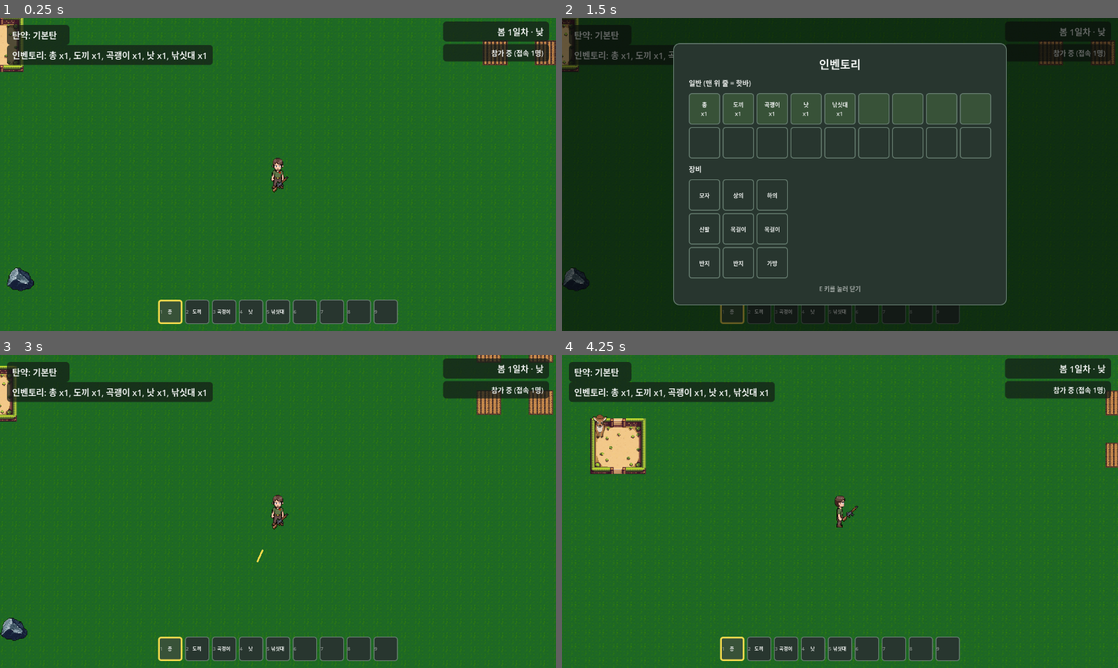
Above: before the commit, frames 1-4 (two rows, left to right).
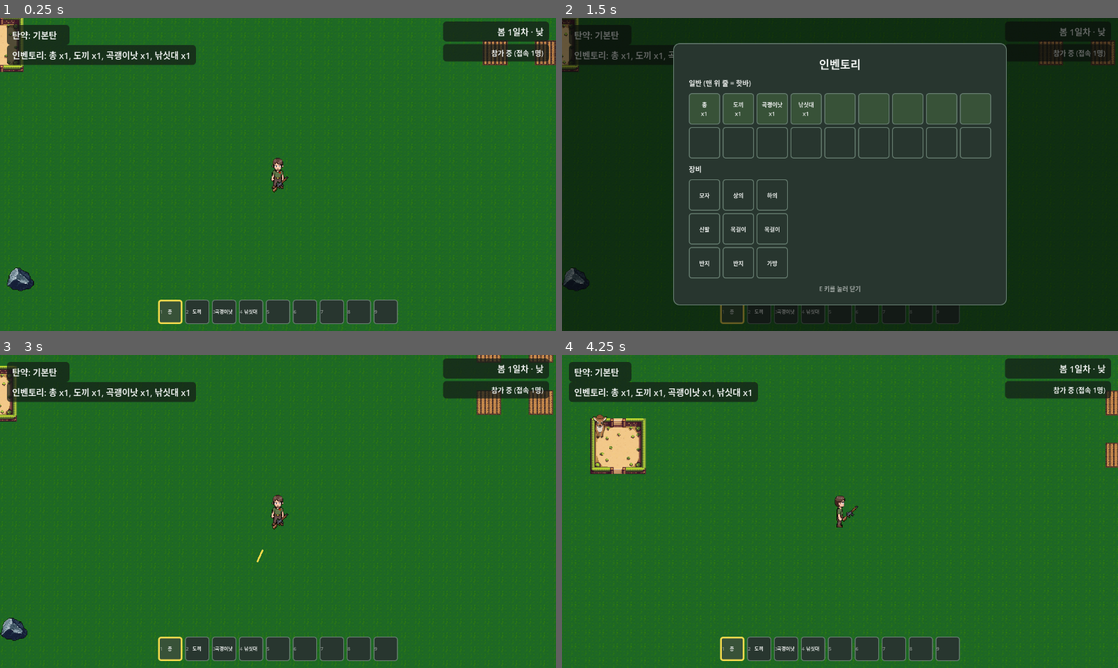
Above: after the commit, the same moments.

Repository: kimtuna/life_game
Game: Godot game, scene res://scenes/world/world.tscn
The game is run twice, just before and just after one commit, with the same random seed, the same clock (stepped at 60 frames per second) and the same inputs. This scene is started directly instead of the project's main scene.
Inputs (mouse positions are in pixels of both pictures, inside the frame that each line leads up to):
- Up to frame 1 (0.25 s): no input
- Up to frame 2 (1.5 s): tap Enter at 0.5 s; move the mouse to (962, 158) at 0.52 s; hold D 0.53-1.28 s; tap E at 0.6 s; click (962, 158) at 0.67 s; tap Space at 1.25 s; move the mouse to (728, 190) at 1.27 s; hold S from 1.28 s (still down); tap 1 at 1.35 s
- Up to frame 3 (3 s): tap Enter at 2 s; move the mouse to (333, 442) at 2.02 s; release S at 2.03 s; hold D 2.03-2.78 s; tap 9 at 2.1 s; tap Space at 2.75 s; move the mouse to (250, 574) at 2.77 s; hold W from 2.78 s (still down); tap E at 2.85 s; click (250, 574) at 2.92 s
- Up to frame 4 (4.25 s): move the mouse to (1006, 558) at 3.52 s; release W at 3.53 s; hold A from 3.53 s (still down); tap 1 at 3.6 s

The runs differ from the first frame. In frame 1, 0.4% of the frame differs, in the area x 23-52%, y 8-95%; in frame 2, 0.2%; in frame 3, 0.4%; in frame 4, 0.4%.

Commit message:
[INBOX #25] 곡괭이/낫을 곡괭이낫 하나로 통합 (+ 이전 세션 미커밋 #24 포함)
채집 포인트에 요구되던 낫(sickle) 도구를 제거하고 곡괭이(pickaxe)로 통일해, 도구 하나로 채집+채광+농사를 모두 처리하게 했다. 세션 시작 시점에 이미 완료 표시돼 있었지만 미커밋 상태로 남아있던 INBOX #24(바닥 드롭 아이템) 코드도 이번 검증 과정에서 함께 확인해 포함했다.

## 스스로 판단해서 고친 부분
- 곡괭이 아이콘을 새로 그리지 않았다. 기존 pickaxe.png를 확대해서 보니 이미 픽(뾰족한 날)과 넓적한 날이 함께 있는 투헤드 구조라 "곡괭이+낫 통합 도구"로 충분히 읽혔고, PixelLab로 같은 설명을 다시 생성해봐도 사실상 같은 실루엣이 나와 교체 실익이 없었다.
- 밭(farm_plot)의 REQUIRED_TOOL도 sickle→pickaxe로 바꿨다. INBOX #25 본문은 채집/채광 포인트만 언급했지만, 낫이라는 도구 자체가 사라지므로 밭의 요구 도구도 맞춰야 앞뒤가 맞는다. 다만 "심기는 씨앗을 손에 든 상태여야 한다"는 설계 정정(#27)은 이번 범위가 아니라서 손대지 않았다.

## 지시받지 않았지만 추가한 개선
- 없음.

## 어려움 / 에러와 해결
- 세션 시작 시 이미 INBOX #24가 [x]로 표시돼 있었는데 관련 코드(dropped_item 씬, items 스프라이트, deer/farm_plot/resource_point/world.gd의 spawn_dropped_item 배선)는 전부 미커밋 상태였다 — 이전 세션이 구현 후 커밋 전에 죽은 것으로 보인다(바퀴 3→4, 14→15와 같은 패턴). 처음부터 다시 만들지 않고, 이번 바퀴 검증(좌클릭으로 채집/채광/농사 수확 시 드롭→접촉 자동 습득)에서 실제로 동작함을 확인한 뒤 이번 커밋에 함께 포함했다.

Co-Authored-By: Claude Sonnet 5 <noreply@anthropic.com>

Diff:
--- a/game/scenes/deer/deer.gd
+++ b/game/scenes/deer/deer.gd
@@ -33,6 +33,10 @@
 
 ## world.gd가 스폰 직후 채워준다 (플레이어 접근 감지용).
 var player_ref: Node2D = null
+## world.gd가 스폰 직후 채워준다 — 포획 시 바닥 드롭 오브젝트를 스폰하기 위해 필요
+## (INBOX #24). 목장에서 풀려난 사슴(is_ranched)은 _capture()가 호출되지 않으므로
+## world_ref 없이도 안전하다.
+var world_ref: Node2D = null
 
 ## 목장에 풀어놓은 사슴이면 true (INBOX #12). ranch_zone.gd가 스폰 직후 채워준다.
 ## 배회만 하고 도주하지 않으며, 이동 범위가 WORLD_BOUNDS 대신 zone_center 기준
@@ -202,5 +206,6 @@
 
 func _capture() -> void:
 	_dead = true
-	InventoryData.add_item(CAPTURED_ITEM, 1)
+	if world_ref != null:
+		world_ref.spawn_dropped_item(CAPTURED_ITEM, 1, global_position)
 	queue_free()
--- /dev/null
+++ b/game/scenes/dropped_item/dropped_item.gd
@@ -0,0 +1,39 @@
+extends Node2D
+## 사냥/채집/채광 결과물이 바닥에 떨어지는 드롭 오브젝트 (INBOX #24).
+## 좌클릭은 이미 도구 동작에 쓰이므로, 습득은 플레이어와의 접촉(거리 판정)만으로 이뤄진다
+## (resource_point.gd 등 기존 상호작용 오브젝트와 같은 player_ref 거리 판정 패턴).
+
+const PICKUP_RADIUS := 40.0
+
+## 아직 아이콘이 없던 채집/채광/포획 결과물용으로 새로 생성했다 (도구 아이콘과 같은 방식,
+## PixelLab generate-image-pixflux 32x32 no_background).
+const ITEM_ICONS := {
+	"rice_seed": preload("res://assets/sprites/items/rice_seed.png"),
+	"rice": preload("res://assets/sprites/items/rice.png"),
+	"iron": preload("res://assets/sprites/items/iron.png"),
+	"captured_deer": preload("res://assets/sprites/items/captured_deer.png"),
+}
+
+@export var item_name: String = ""
+@export var item_amount: int = 1
+
+@onready var sprite: Sprite2D = $Sprite
+
+## world.gd가 스폰 직후 채워준다 (다른 상호작용 오브젝트와 같은 패턴).
+var player_ref: Node2D = null
+
+var _picked_up: bool = false
+
+
+func _ready() -> void:
+	if ITEM_ICONS.has(item_name):
+		sprite.texture = ITEM_ICONS[item_name]
+
+
+func _process(_delta: float) -> void:
+	if _picked_up or player_ref == null:
+		return
+	if global_position.distance_to(player_ref.global_position) <= PICKUP_RADIUS:
+		_picked_up = true
+		InventoryData.add_item(item_name, item_amount)
+		queue_free()
--- /dev/null
+++ b/game/scenes/dropped_item/dropped_item.tscn
@@ -0,0 +1,11 @@
+[gd_scene load_steps=2 format=3]
+
+[ext_resource type="Script" path="res://scenes/dropped_item/dropped_item.gd" id="1_script"]
+
+[node name="DroppedItem" type="Node2D"]
+script = ExtResource("1_script")
+
+[node name="Sprite" type="Sprite2D" parent="."]
+z_index = 1
+scale = Vector2(0.9, 0.9)
+texture_filter = 1
--- a/game/scenes/farm_plot/farm_plot.gd
+++ b/game/scenes/farm_plot/farm_plot.gd
@@ -1,7 +1,8 @@
 extends Node2D
 ## 밭 한 칸 (INBOX #11). 벼 씨앗(rice_seed)을 심으면 시간이 지나 벼(rice)로 자라고
-## 수확할 수 있다. INBOX #23부터는 F키 대신, 낫(sickle)을 손에 든 채로 좌클릭해야
-## 심기/수확이 동작한다(다른 채집 계열과 같은 "낫" 도구를 재사용).
+## 수확할 수 있다. INBOX #23부터는 F키 대신, 도구를 손에 든 채로 좌클릭해야 심기/수확이
+## 동작한다. INBOX #25부터는 그 도구가 곡괭이낫(pickaxe) 하나로 통일됐다(한때 별도
+## "낫" 아이템을 썼던 것을 다시 합침 — DESIGN.md 참고).
 
 enum State { EMPTY, GROWING, READY }
 
@@ -10,7 +11,7 @@
 const SEED_ITEM := "rice_seed"
 const CROP_ITEM := "rice"
 const CROP_YIELD := 2
-const REQUIRED_TOOL := "sickle"
+const REQUIRED_TOOL := "pickaxe"
 
 const SPROUT_TEXTURE := preload("res://assets/sprites/farm_plot/rice_sprout.png")
 const GROWN_TEXTURE := preload("res://assets/sprites/farm_plot/rice_grown.png")
@@ -70,7 +71,7 @@
 				_grow_timer = GROW_SECONDS
 				_update_visual()
 		State.READY:
-			InventoryData.add_item(CROP_ITEM, CROP_YIELD)
+			world_ref.spawn_dropped_item(CROP_ITEM, CROP_YIELD, global_position)
 			_state = State.EMPTY
 			_update_visual()
 
@@ -79,11 +80,11 @@
 	match _state:
 		State.EMPTY:
 			crop.visible = false
-			prompt.text = "낫을 들고 좌클릭: 씨앗 심기"
+			prompt.text = "곡괭이낫을 들고 좌클릭: 씨앗 심기"
 		State.GROWING:
 			crop.visible = true
 			crop.texture = SPROUT_TEXTURE
 		State.READY:
 			crop.visible = true
 			crop.texture = GROWN_TEXTURE
-			prompt.text = "낫을 들고 좌클릭: 수확"
+			prompt.text = "곡괭이낫을 들고 좌클릭: 수확"
--- a/game/scenes/resource_point/gathering_point.tscn
+++ b/game/scenes/resource_point/gathering_point.tscn
@@ -12,9 +12,9 @@
 script = ExtResource("1_script")
 item_name = "rice_seed"
 item_amount = 1
-prompt_text = "낫을 들고 좌클릭: 채집 (벼 씨앗)"
+prompt_text = "곡괭이낫을 들고 좌클릭: 채집 (벼 씨앗)"
 texture_path = "res://assets/sprites/gathering_point/gathering_point.png"
-required_tool = "sickle"
+required_tool = "pickaxe"
 
 [node name="Sprite" type="Sprite2D" parent="."]
 scale = Vector2(1.1, 1.1)
--- a/game/scenes/resource_point/mining_point.tscn
+++ b/game/scenes/resource_point/mining_point.tscn
@@ -12,7 +12,7 @@
 script = ExtResource("1_script")
 item_name = "iron"
 item_amount = 1
-prompt_text = "곡괭이를 들고 좌클릭: 채광 (철)"
+prompt_text = "곡괭이낫을 들고 좌클릭: 채광 (철)"
 texture_path = "res://assets/sprites/mining_point/mining_point.png"
 required_tool = "pickaxe"
 
--- a/game/scenes/resource_point/resource_point.gd
+++ b/game/scenes/resource_point/resource_point.gd
@@ -1,8 +1,10 @@
 extends Node2D
 ## 채집 포인트/채광 포인트 공용 스크립트 (INBOX #10).
-## INBOX #23부터는 F키 대신, `required_tool`로 지정된 도구(채집=낫/채광=곡괭이)를
-## 손에 든 채로 좌클릭해야 동작한다 — 포인트 종류별로 다른 도구를 요구하므로
-## `required_tool`을 씬(.tscn)에서 각각 지정한다.
+## INBOX #23부터는 F키 대신, `required_tool`로 지정된 도구를 손에 든 채로 좌클릭해야
+## 동작한다. INBOX #25부터는 채집/채광 둘 다 곡괭이낫(pickaxe) 하나로 통일됐다
+## (한때 채집=낫/채광=곡괭이로 나눴던 것을 다시 합침 — DESIGN.md 참고).
+## `required_tool`은 여전히 씬(.tscn)에서 지정하므로, 나중에 다른 도구가 필요한 포인트가
+## 추가되면 그때 다시 나눠 지정하면 된다.
 
 const INTERACT_RADIUS := 70.0
 const RESPAWN_SECONDS := 20.0
@@ -10,11 +12,11 @@
 
 @export var item_name: String = "rice_seed"
 @export var item_amount: int = 1
-@export var prompt_text: String = "낫을 들고 좌클릭: 채집 (벼 씨앗)"
+@export var prompt_text: String = "곡괭이낫을 들고 좌클릭: 채집 (벼 씨앗)"
 ## 캐릭터/사슴과 같은 패턴: 변형별 텍스처는 ext_resource가 아니라 경로를 받아 load()한다.
 @export var texture_path: String = ""
-## 이 포인트를 쓰려면 손에 들고 있어야 하는 도구 키 ("sickle"/"pickaxe" 등).
-@export var required_tool: String = "sickle"
+## 이 포인트를 쓰려면 손에 들고 있어야 하는 도구 키 ("pickaxe" 등).
+@export var required_tool: String = "pickaxe"
 
 @onready var sprite: Sprite2D = $Sprite
 @onready var prompt: Label = $Prompt
@@ -54,7 +56,7 @@
 
 
 func _harvest() -> void:
-	InventoryData.add_item(item_name, item_amount)
+	world_ref.spawn_dropped_item(item_name, item_amount, global_position)
 	_cooldown = RESPAWN_SECONDS
 	sprite.modulate = DEPLETED_MODULATE
 	prompt.visible = false
--- a/game/scenes/world/world.gd
+++ b/game/scenes/world/world.gd
@@ -23,6 +23,7 @@
 const MiningPointScene := preload("res://scenes/resource_point/mining_point.tscn")
 const FarmPlotScene := preload("res://scenes/farm_plot/farm_plot.tscn")
 const RanchZoneScene := preload("res://scenes/ranch_zone/ranch_zone.tscn")
+const DroppedItemScene := preload("res://scenes/dropped_item/dropped_item.tscn")
 
 const DEER_COUNT := 6
 const DEER_SPAWN_RADIUS := 1600.0
@@ -50,20 +51,19 @@
 	"captured_deer": "포획된 사슴",
 	"gun": "총",
 	"axe": "도끼",
-	"pickaxe": "곡괭이",
-	"sickle": "낫",
+	"pickaxe": "곡괭이낫",
 	"fishing_rod": "낚싯대",
 }
 
-## 도구 아이템(INBOX #22). 순서대로 핫바 시작 슬롯(1~5번 키)에 지급된다.
-## 도끼는 아직 벌목 대상이 없고 낚싯대도 낚시 스팟이 없어 좌클릭 동작은 #23에서 연결한다
-## (DESIGN.md "범위 밖" 참고) — 이번 바퀴는 손에 드는 것(스프라이트 전환)까지만.
-const TOOL_KEYS := ["gun", "axe", "pickaxe", "sickle", "fishing_rod"]
+## 도구 아이템(INBOX #22). 순서대로 핫바 시작 슬롯(1~4번 키)에 지급된다.
+## 곡괭이낫(pickaxe) 하나로 채집+채광을 둘 다 한다(INBOX #25 — 한때 별도 "낫" 아이템으로
+## 나눴던 것을 다시 합침, DESIGN.md 참고). 도끼는 아직 벌목 대상이 없고 낚싯대도 낚시
+## 스팟이 없어 좌클릭 동작은 #23에서 최소 반응만 연결했다(DESIGN.md "범위 밖" 참고).
+const TOOL_KEYS := ["gun", "axe", "pickaxe", "fishing_rod"]
 const TOOL_ICONS := {
 	"gun": preload("res://assets/sprites/tools/gun.png"),
 	"axe": preload("res://assets/sprites/tools/axe.png"),
 	"pickaxe": preload("res://assets/sprites/tools/pickaxe.png"),
-	"sickle": preload("res://assets/sprites/tools/sickle.png"),
 	"fishing_rod": preload("res://assets/sprites/tools/fishing_rod.png"),
 }
 
@@ -108,7 +108,7 @@
 ## 핫바 9칸 셀(각 원소 {"panel": PanelContainer, "item_label": Label, "number_label": Label}).
 var _hotbar_cells: Array = []
 var _selected_hotbar_index: int = 0
-## 지금 손에 든 도구 키("gun"/"axe"/"pickaxe"/"sickle"/"fishing_rod") 또는 빈손("").
+## 지금 손에 든 도구 키("gun"/"axe"/"pickaxe"/"fishing_rod") 또는 빈손("").
 var _held_tool: String = ""
 var _held_item_sprite: Sprite2D
 var _hotbar_normal_style: StyleBoxFlat
@@ -290,6 +290,7 @@
 				break
 		deer.global_position = pos
 		deer.player_ref = player_sprite
+		deer.world_ref = self
 		add_child(deer)
 
 
@@ -338,6 +339,18 @@
 	zone.player_ref = player_sprite
 	zone.world_ref = self
 	add_child(zone)
+
+
+## 사냥/채집/채광 결과물을 바닥에 드롭 오브젝트로 스폰한다 (INBOX #24, DESIGN.md
+## "아이템 획득 방식 — 바닥 드롭"). 드롭 오브젝트가 player_ref로 플레이어와의 거리를
+## 직접 재서 접촉하면 스스로 인벤토리에 들어가고 사라진다.
+func spawn_dropped_item(item_name: String, amount: int, pos: Vector2) -> void:
+	var drop := DroppedItemScene.instantiate()
+	drop.global_position = pos
+	drop.item_name = item_name
+	drop.item_amount = amount
+	drop.player_ref = player_sprite
+	add_child(drop)
 
 
 ## 아직 도구를 얻는 채집/제작 경로가 없으므로(DESIGN.md 범위 밖), 캐릭터가 처음
Binary file added: game/assets/sprites/items/captured_deer.png
Not shown, changed: game/assets/sprites/items/captured_deer.png.import
Binary file added: game/assets/sprites/items/iron.png
Not shown, added: game/assets/sprites/items/iron.png.import
Binary file added: game/assets/sprites/items/rice.png
Not shown, added: game/assets/sprites/items/rice.png.import
Binary file added: game/assets/sprites/items/rice_seed.png
Not shown, added: game/assets/sprites/items/rice_seed.png.import
Binary file removed: game/assets/sprites/tools/sickle.png
Not shown, added: game/scenes/dropped_item/dropped_item.gd.uid
Not shown, added: game/scenes/multiplayer_lobby/multiplayer_lobby.gd.uid
Not shown, added: game/scripts/network_session.gd.uid
(and 3 more such lines)
